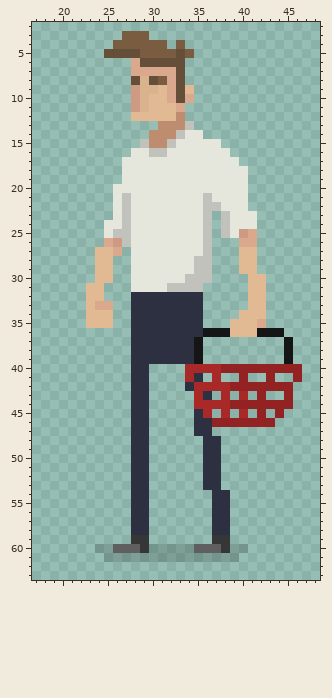
Two versions of one pixel-art sprite, Bag Boyz/Assets/Sprites/Player/Idle/Idle_Left/Idle_Left3.png. Above, as it was before the edit.
The file is 64x64 pixels. Shown: x 17..48, y 2..63.
New version:
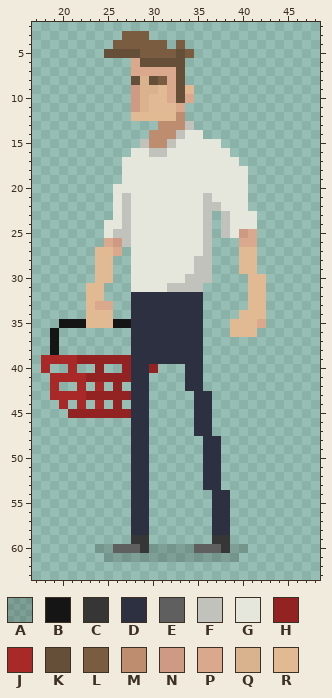
Palette (. is transparent): A #0000002a  B #161515  C #363636  D #2d3041  E #5f5f5f  F #c0c2bb  G #e5e7dd  H #932222  J #a92929  K #664f38  L #7a5d41  M #be8d70  N #cf9a83  P #d9a88d  Q #d9b38d  R #e1ba94
From old to new:
@@ x 17..48 @@
 34 ......RRR..DDDDDDDD....RRR......
-35 ......RRR..DDDDDDDD...RRRP......
-36 ...........DDDDDDDDBBBRRRBBB....
-37 ...........DDDDDDDB.........B...
-38 ...........DDDDDDDB.........B...
-39 ...........DDDDDDDB.........B...
-40 ...........DD....JJJJHHHHHHHHH..
-41 ...........DD....JD.J..H..H..H..
-42 ...........DD....DJJJJHHHHHHH...
-43 ...........DD.....JD.J.J.H..H...
-44 ...........DD.....JJJJHHHHHHH...
-45 ...........DD.....DJ.J.J.H.H....
-46 ...........DD.....DDHHHHHHH.....
+35 ...BBBRRRBBDDDDDDDD...RRRP......
+36 ..B........DDDDDDDD...RRR.......
+37 ..B........DDDDDDDD.............
+38 ..B........DDDDDDDD.............
+39 .JJJJHHHHHHDDDDDDDD.............
+40 .J..J..H..HDDH...DD.............
+41 ..JJJJHHHHHDD....DD.............
+42 ..J..J.J.H.DD....DD.............
+43 ..JJJJHHHHHDD.....DD............
+44 ...J.J.J.H.DD.....DD............
+45 ....HHHHHHHDD.....DD............
+46 ...........DD.....DD............
 47 ...........DD.....DD............
